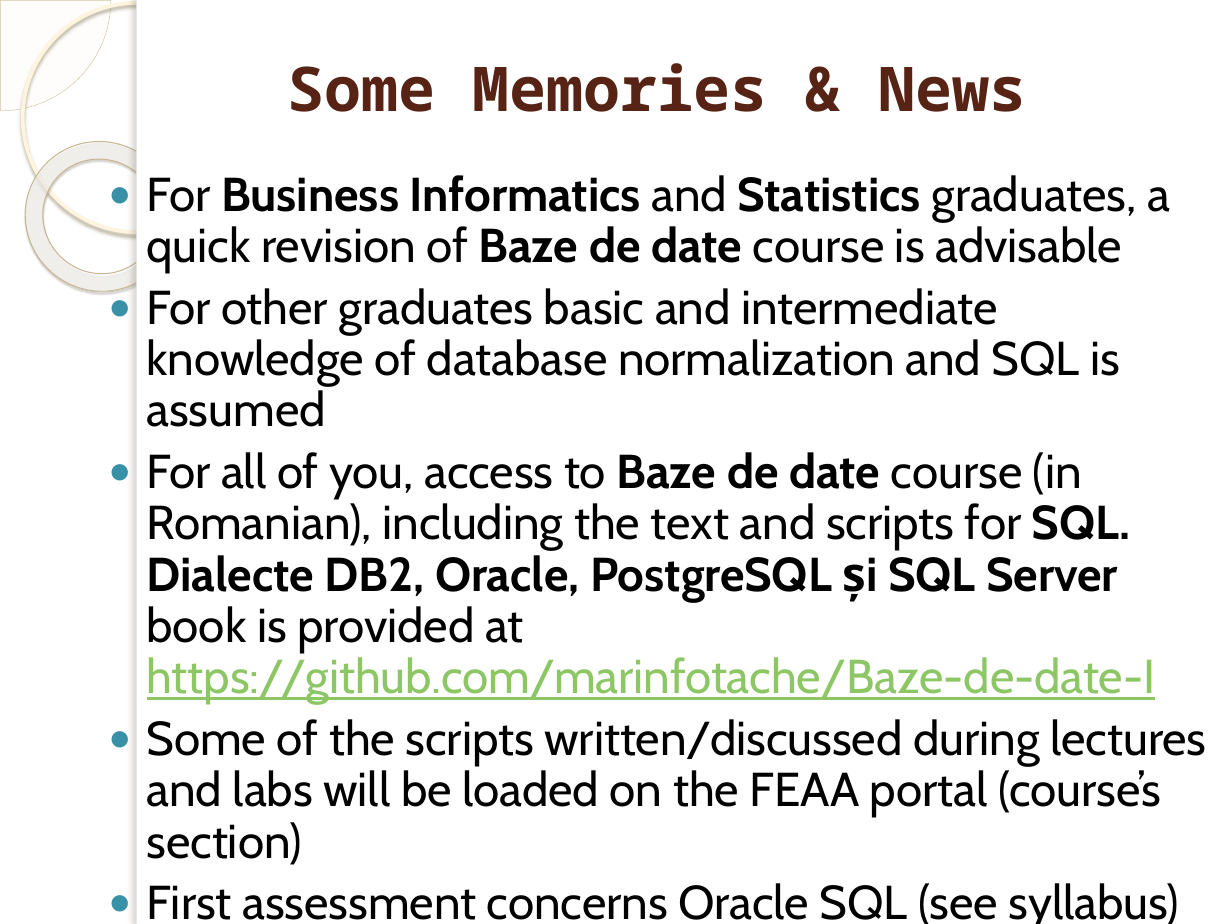
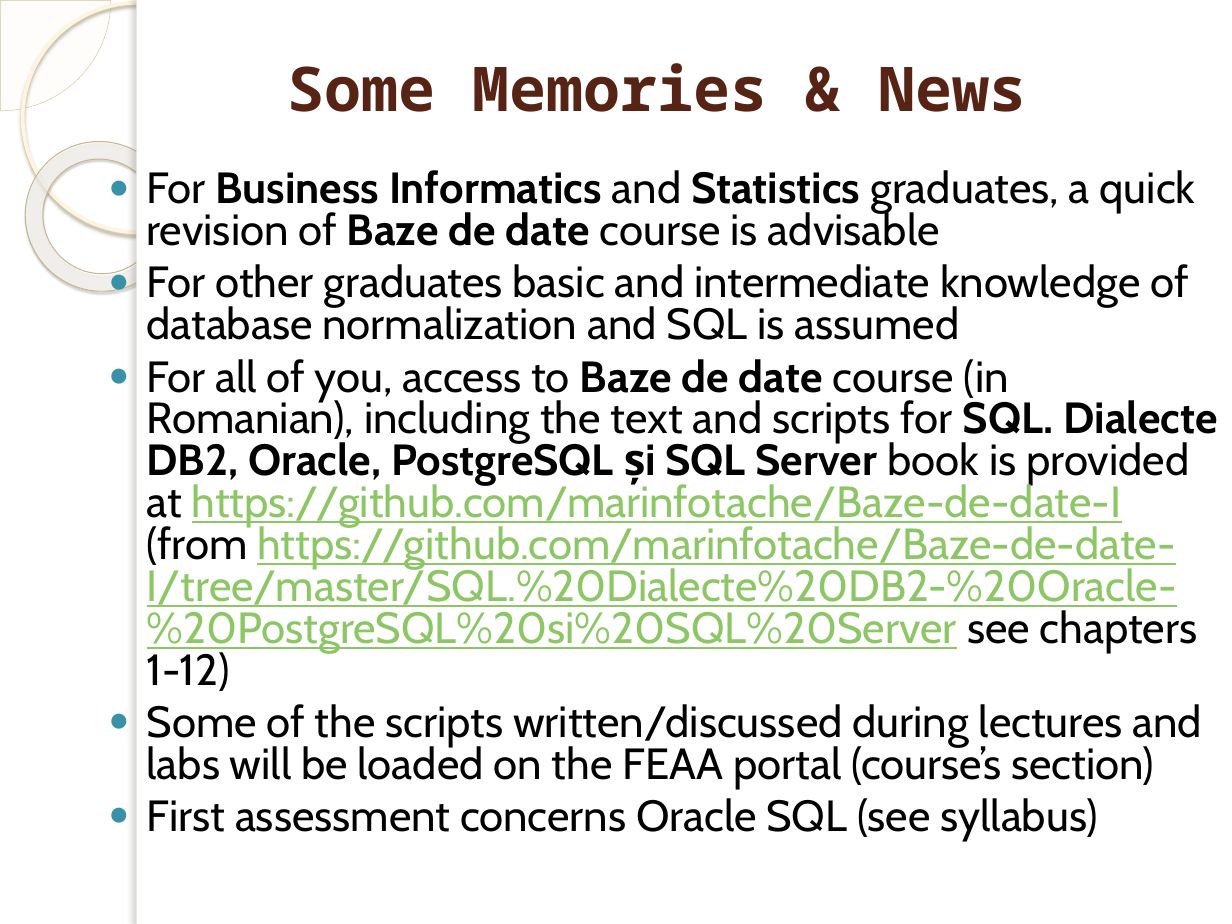
Before and after one commit to marinfotache/Database-Logic-in-Business-Applications, a slide deck: slide 2 of 01_Oracle SQL/01-01__SQL recap.pptx. Drawn at 1232x924 pixels with LibreOffice and Linux fonts; fonts in the diff are those of the drawing; background and template pictures are left out. Boxes give left, top, right and bottom in pixels: in the first picture for what was removed or moved away, otherwise in the second. Text is boxed around its words. In the diff, an @@ line names an element or a change of style, - is before the commit and + after.

```diff
--- a/01_Oracle SQL/01-01__SQL recap.pptx
+++ b/01_Oracle SQL/01-01__SQL recap.pptx
@@ text at (x1=147, y1=170, x2=1203, y2=842): size 27.8 to 25.5 pt in "For Business Informatics and Statistics graduates, a ...", "For other graduates basic and intermediate knowledge ...", "Some of the scripts written/discussed during lectures ...", "First assessment concerns Oracle SQL (see syllabus)"; line spacing 0.9 to 0.8 @@
@@ text at (x1=147, y1=359, x2=1217, y2=691): text changed; size 27.8 to 25.5 pt; text colour #000000 to #8DC765 @@
-● For all of you, access to Baze de date course (in Romanian), including the text and scripts for SQL. Dialecte DB2, Oracle, PostgreSQL și SQL Server book is provided at https://github.com/marinfotache/Baze-de-date-I
+● For all of you, access to Baze de date course (in Romanian), including the text and scripts for SQL. Dialecte DB2, Oracle, PostgreSQL și SQL Server book is provided at https://github.com/marinfotache/Baze-de-date-I (from https://github.com/marinfotache/Baze-de-date-I/tree/master/SQL.%20Dialecte%20DB2-%20Oracle-%20PostgreSQL%20si%20SQL%20Server see chapters 1-12)
```
Also in this commit, not shown: 1 other slide changed, 3 slides added.
